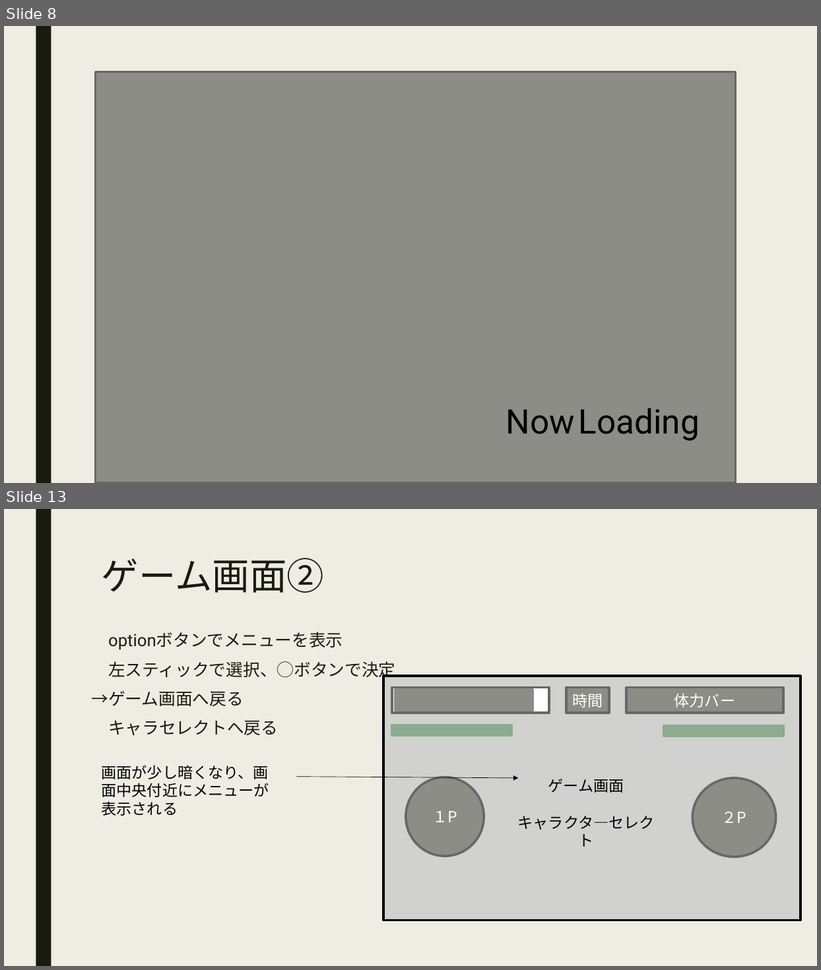
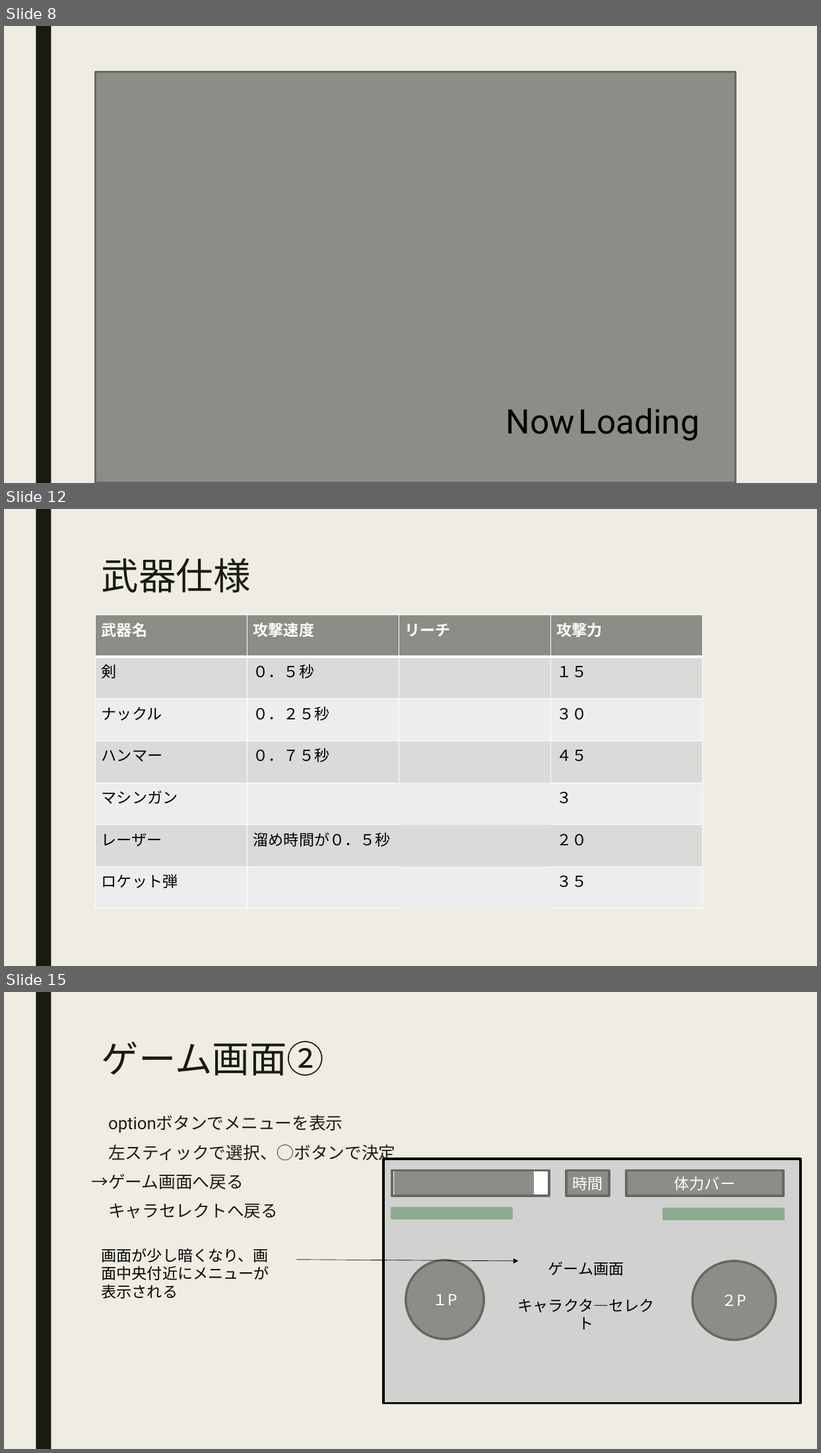
Before and after one commit to Specification/SpaceBattleShip, a slide deck: doc/後期プロゼミ仕様書UFO.pptx. Shown one above the other, each under a label of ours: slides 8 and 13 before the commit, slides 8, 12 and 15 after it; the slides between them are not shown. The pictures are 821x970 and 821x1453 pixels, drawn with LibreOffice and Linux fonts; fonts in the diff are those of the drawing. Boxes give left, top, right and bottom in pixels: in the first picture for what was removed or moved away, otherwise in the second. Text is boxed around its words. In the diff, an @@ line names an element or a change of style, - is before the commit and + after.

Commit message:
仕様書更新1004

```diff
--- a/doc/後期プロゼミ仕様書UFO.pptx
+++ b/doc/後期プロゼミ仕様書UFO.pptx
@@ slide 12 added at box(4, 509, 817, 966), background #EFEDE3; not listed: 1 template element that a slide beside it also shows @@
@@ title added at box(102, 558, 251, 593), 44 pt, text #191B0E @@
+武器仕様
@@ table added at box(96, 615, 703, 909), 7 rows, 4 columns @@
+武器名 | 攻撃速度 | リーチ | 攻撃力
+剣 | ０．５秒 |  | １５
+ナックル | ０．２５秒 |  | ３０
+ハンマー | ０．７５秒 |  | ４５
+マシンガン |  |  | ３
+レーザー | 溜め時間が０．５秒 |  | ２０
+ロケット弾 |  |  | ３５
@@ what was slide 13 is now slide 15 @@
```
Also in this commit, not shown: 9 slides changed, 1 other slide added, 1 other file.
